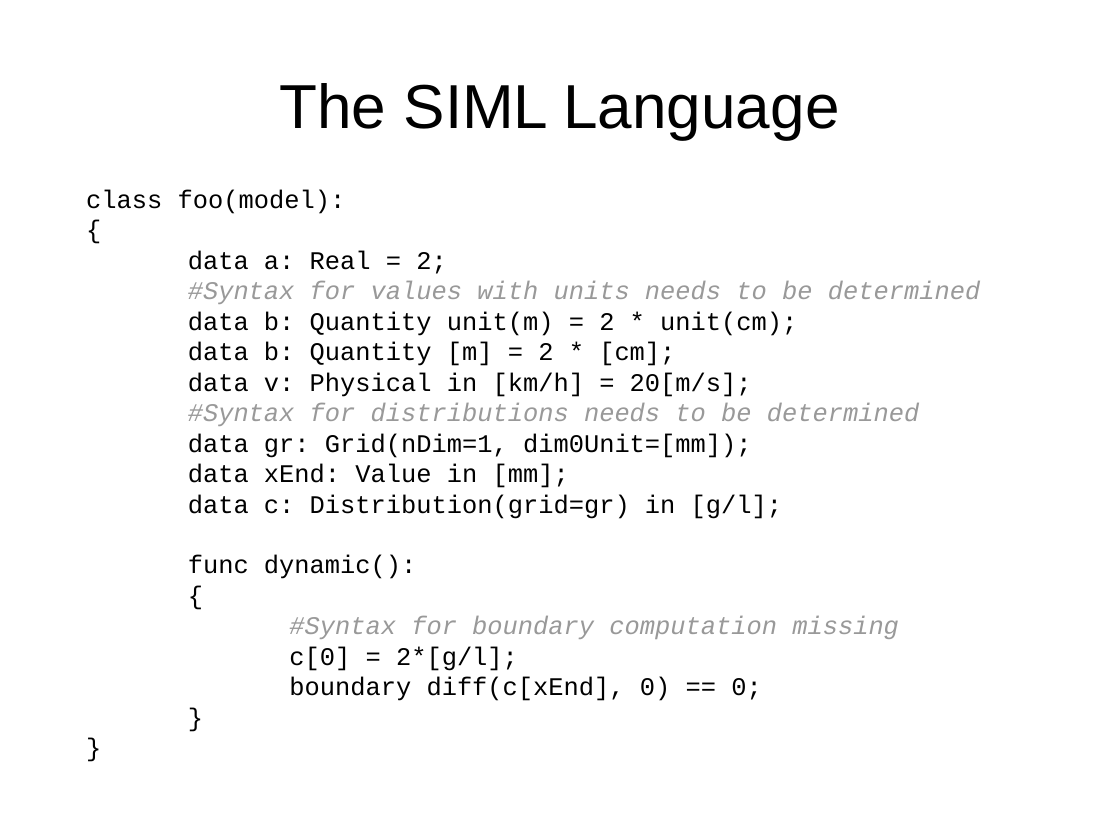
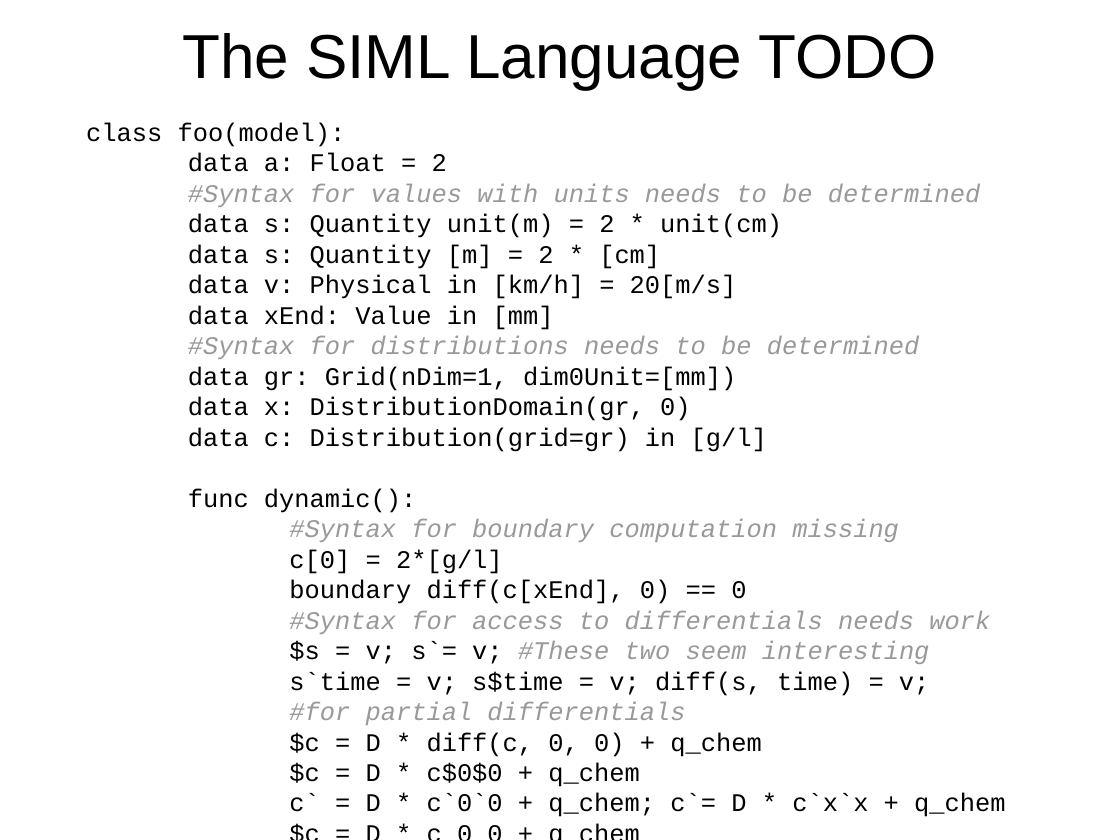
Before and after one commit to eike-welk/freeode, a slide deck: slide 1 of freeode_py/SIML Compiler Outline.odp. Drawn at 1120x840 pixels with LibreOffice and Linux fonts; fonts in the diff are those of the drawing. Boxes give left, top, right and bottom in pixels: in the first picture for what was removed or moved away, otherwise in the second. Text is boxed around its words. In the diff, an @@ line names an element or a change of style, - is before the commit and + after.

```diff
--- a/freeode_py/SIML Compiler Outline.odp
+++ b/freeode_py/SIML Compiler Outline.odp
@@ title at bbox=[182, 33, 936, 90]: text changed @@
-The SIML Language
+The SIML Language TODO
@@ text at bbox=[86, 122, 1005, 817]: paragraph removed @@
-{
@@ text "class foo(model):": place and size @@
-text "class foo(model):" at bbox=[86, 189, 980, 701]
+text "class foo(model):" at bbox=[86, 122, 1005, 817]
@@ text at bbox=[188, 153, 447, 172]: text changed @@
-{
-data a: Real = 2;
+data a: Float = 2
@@ text at bbox=[188, 214, 782, 330]: text changed @@
-data b: Quantity unit(m) = 2 * unit(cm);
-data b: Quantity [m] = 2 * [cm];
-data v: Physical in [km/h] = 20[m/s];
+data s: Quantity unit(m) = 2 * unit(cm)
+data s: Quantity [m] = 2 * [cm]
+data v: Physical in [km/h] = 20[m/s]
+data xEnd: Value in [mm]
@@ text at bbox=[188, 366, 767, 452]: text changed @@
-data gr: Grid(nDim=1, dim0Unit=[mm]);
-data xEnd: Value in [mm];
-data c: Distribution(grid=gr) in [g/l];
+data gr: Grid(nDim=1, dim0Unit=[mm])
+data x: DistributionDomain(gr, 0)
+data c: Distribution(grid=gr) in [g/l]
@@ text at bbox=[289, 549, 1005, 817]: text changed @@
-c[0] = 2*[g/l];
-boundary diff(c[xEnd], 0) == 0;
-}
-}
+c[0] = 2*[g/l]
+boundary diff(c[xEnd], 0) == 0
+#Syntax for access to differentials needs work
+$s = v; s`= v; #These two seem interesting
+s`time = v; s$time = v; diff(s, time) = v;
+#for partial differentials
+$c = D * diff(c, 0, 0) + q_chem
+$c = D * c$0$0 + q_chem
+c` = D * c`0`0 + q_chem; c`= D * c`x`x + q_chem
+$c = D * c_0_0 + q_chem
```
Also in this commit, not shown: 4 other slides changed, 3 slides added, 2 slides removed, 3 other files.
